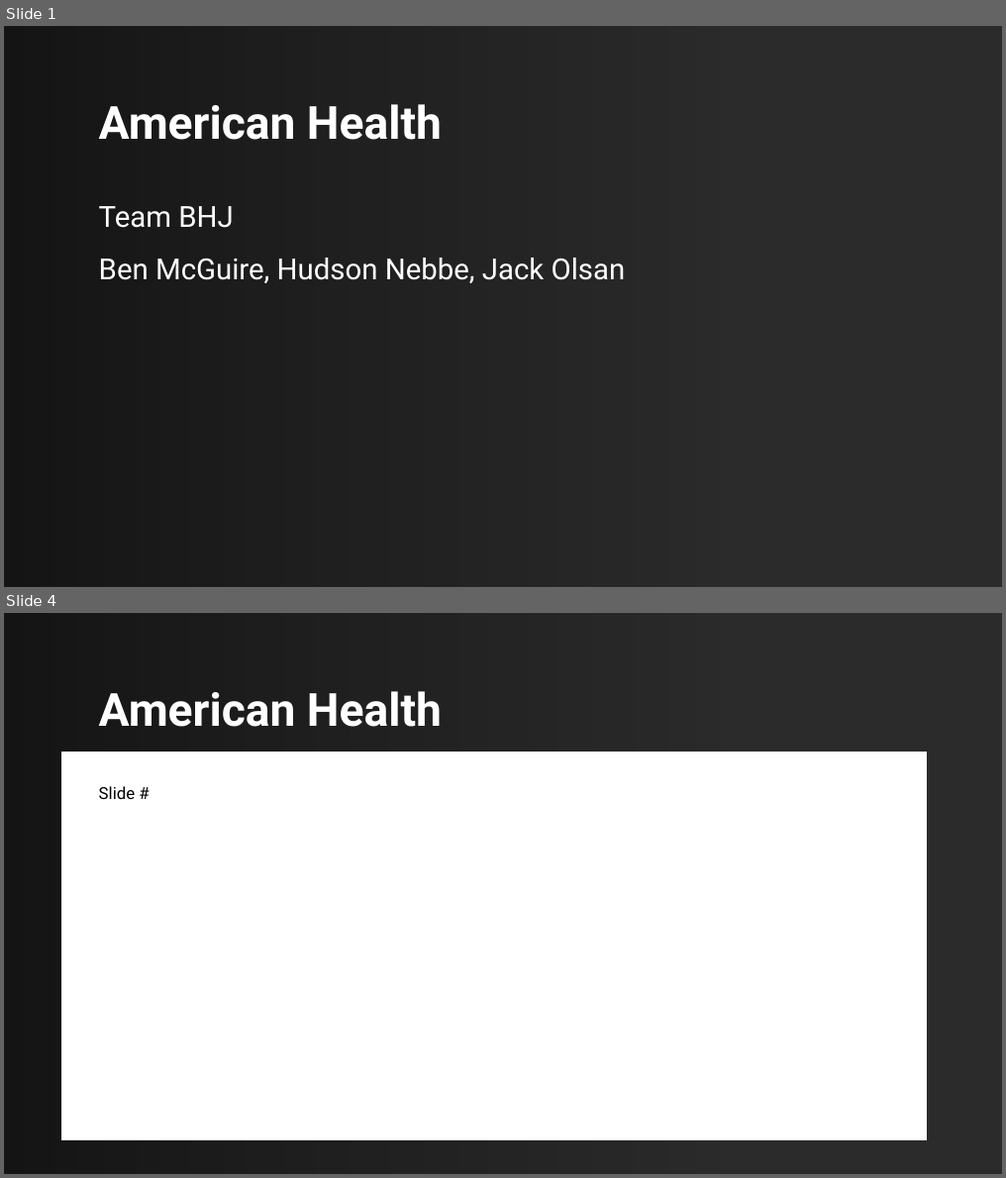
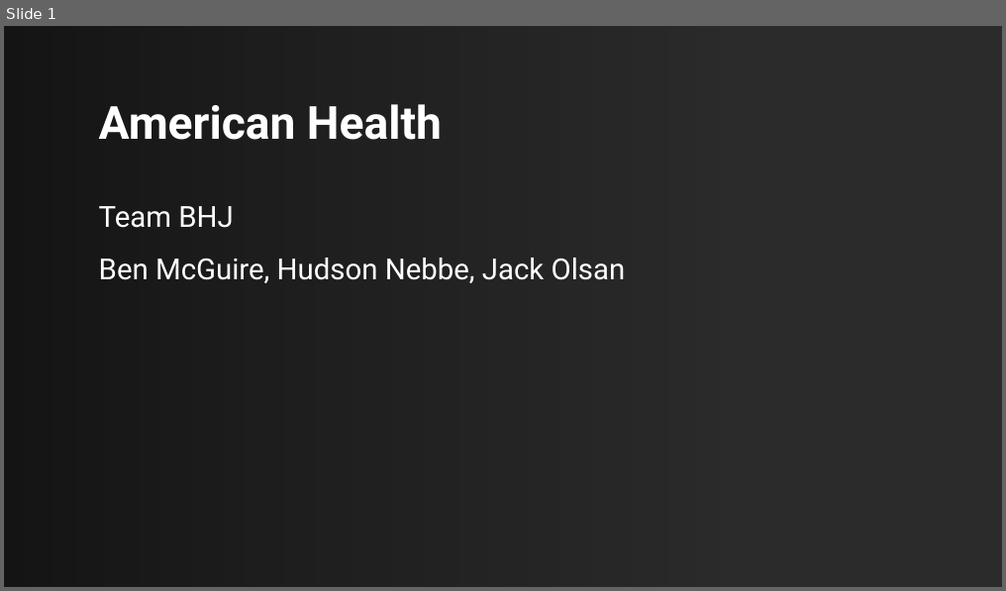
Before and after one commit to HudsonIAState/DS202Final, a slide deck: American Health Final Presentation DS202.pptx. Shown one above the other, each under a label of ours: slides 1 and 4 before the commit, slide 1 after it; the slides between them are not shown. The pictures are 1006x1178 and 1006x591 pixels, drawn with LibreOffice and Linux fonts; fonts in the diff are those of the drawing; background and template pictures are left out; a plain dark background stands for a picture behind light text. Boxes give left, top, right and bottom in pixels: in the first picture for what was removed or moved away, otherwise in the second. Text is boxed around its words. In the diff, an @@ line names an element or a change of style, - is before the commit and + after.

Commit message:
Added intro and Data Description To Slidedeck

```diff
--- a/American Health Final Presentation DS202.pptx
+++ b/American Health Final Presentation DS202.pptx
@@ slide 4 removed at [4,613,1002,1174], background picture (left out); not listed: 1 template element that a slide beside it also shows @@
@@ rectangle removed at [4,613,1002,1174] @@
@@ rectangle removed at [4,613,723,1174] @@
@@ title removed at [99,691,442,727] @@
-American Health
@@ rectangle removed at [61,752,927,1140] @@
@@ subtitle removed at [99,786,135,799] @@
-Slide #
```
Also in this commit, not shown: 4 slides changed, 4 slides added, 1 other slide removed.
